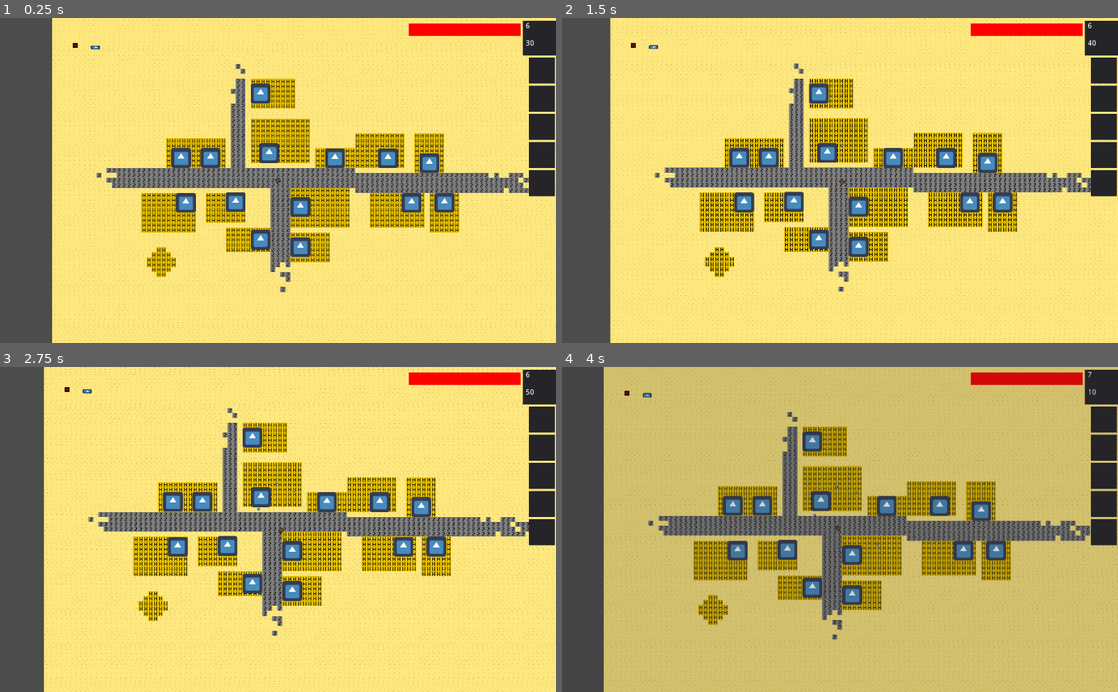
Above: before the commit, frames 1-4 (two rows, left to right).
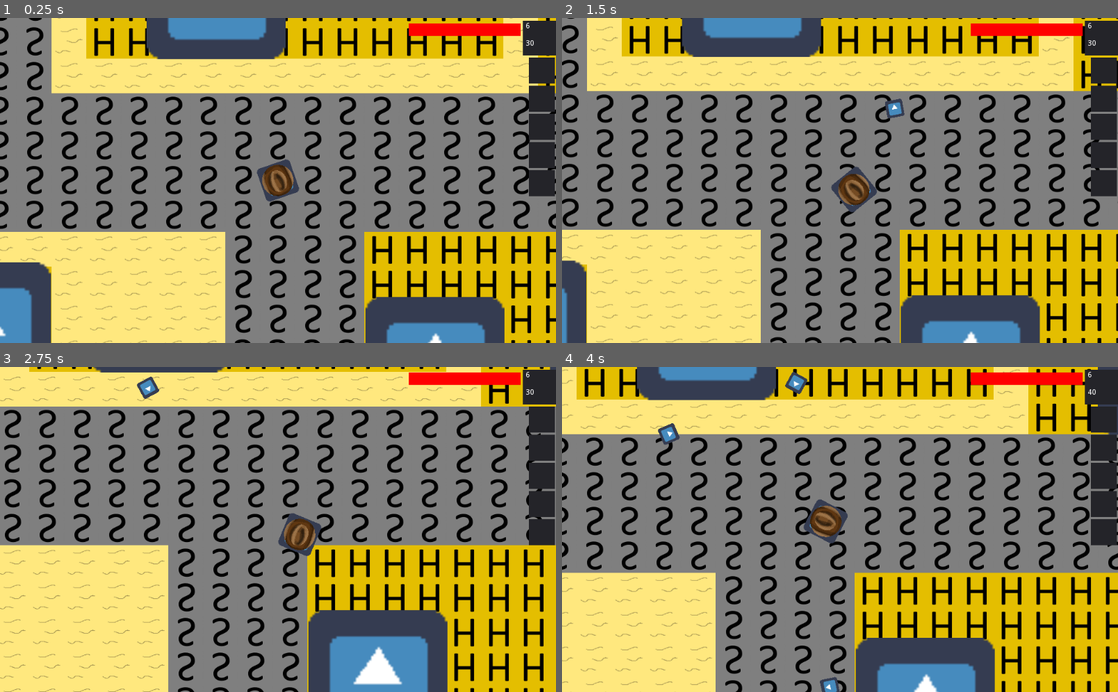
Above: after the commit, the same moments.

Repository: JortvD/ld49
Game: Godot game, scene res://scenes/MainScene.tscn
Two runs of this game, one before a commit and one after it. Both use one fixed random seed, a clock stepped at 60 frames per second and the inputs below. The engine's default icon, where the game draws it, is replaced by a stand-in: a white triangle on a blue panel in a dark square.
Inputs (mouse positions are in pixels of both pictures, inside the frame that each line leads up to):
- Up to frame 1 (0.25 s): no input
- Up to frame 2 (1.5 s): tap Enter at 0.5 s; move the mouse to (962, 164) at 0.52 s; hold Right (ui_right) 0.53-1.28 s; tap R at 0.6, 1.35 s; tap Space at 0.77 s; move the mouse to (728, 196) at 1.27 s; hold Down (ui_down) from 1.28 s (still down)
- Up to frame 3 (2.75 s): tap Space at 1.52 s; move the mouse to (333, 458) at 2.02 s; release Down (ui_down) at 2.03 s; hold Right (ui_right) from 2.03 s (still down); tap R at 2.1 s
- Up to frame 4 (4 s): move the mouse to (812, 594) at 2.77 s; release Right (ui_right) at 2.78 s; hold Up (ui_up) 2.78-3.53 s; tap R at 2.85, 3.6 s; tap Space at 3.02, 3.77 s; move the mouse to (1006, 578) at 3.52 s; hold Left (ui_left) from 3.53 s (still down)

The runs differ from the first frame. In frame 1, 73% of the frame differs, in the area x 0-100%, y 0-100%; in frame 2, 75%; in frame 3, 77%; in frame 4, 94%.

Commit message:
Add start of reputation system

Diff:
--- a/Player/Player.gd
+++ b/Player/Player.gd
@@ -8,7 +8,6 @@
 var velocity = Vector2()
 var health = 100
 var health_max = 100
-var faction_reputation = {"Rojo": 50, "Arizona": 50, "None": 50}
 var inventory = []
 var selected_slot = 0
 var interact_lock = false
--- a/Player/Player.tscn
+++ b/Player/Player.tscn
@@ -22,7 +22,6 @@
 
 [node name="Camera2D" type="Camera2D" parent="."]
 current = true
-zoom = Vector2( 7, 7 )
 smoothing_enabled = true
 smoothing_speed = 2.0
 
--- a/npc/DayNightCycle.tscn
+++ b/npc/DayNightCycle.tscn
@@ -16,6 +16,7 @@
 }
 
 [node name="MinuteTimer" type="Timer" parent="."]
+wait_time = 4.0
 one_shot = true
 
 [node name="Tween" type="Tween" parent="."]
--- a/npc/Handler1.gd
+++ b/npc/Handler1.gd
@@ -36,3 +36,6 @@
 
 func _handle_leaving_player(distance):
 	$"..".hide_text()
+
+func _handle_custom_task(task):
+	pass
--- a/npc/NPC.gd
+++ b/npc/NPC.gd
@@ -15,10 +15,32 @@
 var scheduled_task = null
 var in_building = null
 var next_moves = []
+# Mostly temporary names
+var names = {
+	"Mayor": "Mark",
+	"Postman": "Henk",
+	"Sheriff": "Frank",
+	"GeneralStoreman": "Stef",
+	"Bankwoman": "Leia",
+	"Doctor": "Olivia",
+	"FireDepartmentGuy": "Oliver",
+	"FireDepartmentGirl": "Sophie",
+	"OldJoe": "Old Joe",
+	"SaloonOwner": "Silvia"
+}
+var reputation = {}
 
 var npc_name = "Test"
 var schedule = []
 var last_hour = -1
+
+func _ready():
+	for key in names.keys():
+		if(key == name): continue
+
+		reputation[key] = 50
+
+	reputation["Player"] = 50
 
 func _process(delta):
 	# Calculate the movement distance for this frame
@@ -80,11 +102,18 @@
 
 	handle_task(task)
 
+func handle_override_task(task):
+	override_task = task
+
+	handle_task(task)
+
 func handle_task(task):
 	match task.type:
 		"MOVE":
 			next_moves = task.moves
 #			if(in_building != null): get_node("/root/MainScene/Buildings" + in_building + "/").
+		_:
+			child._handle_custom_task(task)
 
 func find_task_at(hour):
 	for i in schedule:
